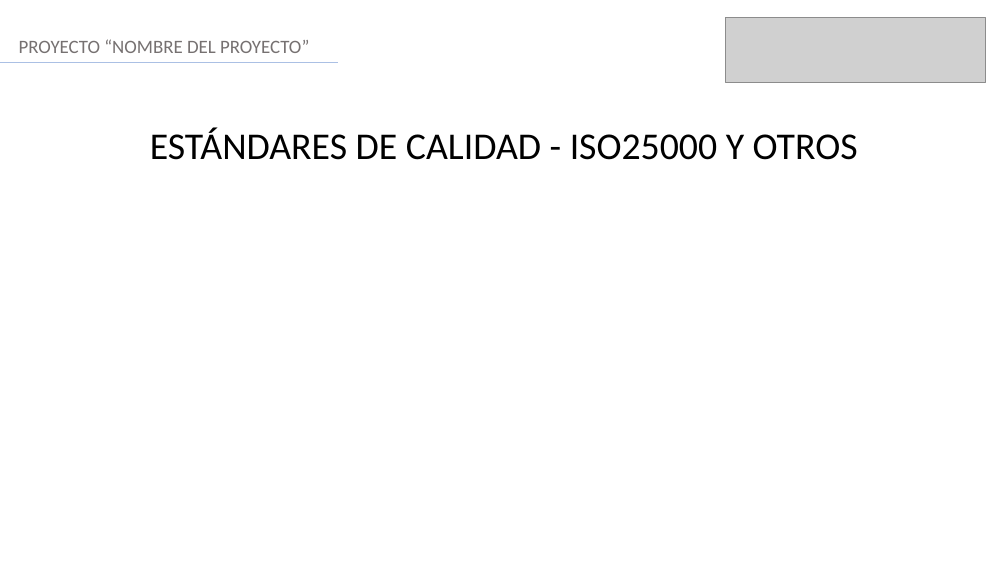
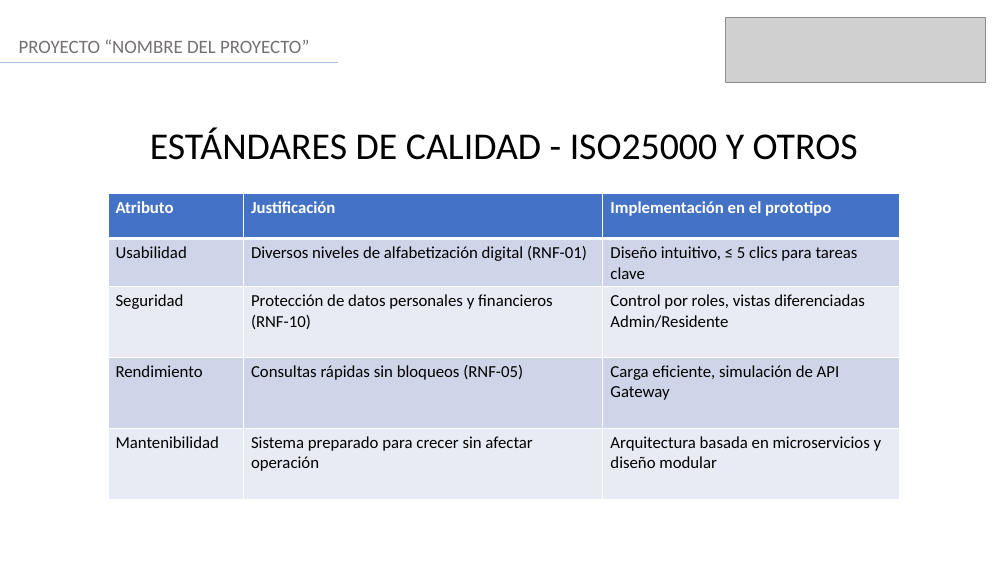
Before and after one commit to jaraantonio/RQY1102-CastilloJaraSoto-ET, a slide deck: slide 16 of 01_Presentacion_Final.ppt (slide 10 before the commit). Drawn at 1008x567 pixels with LibreOffice and Linux fonts; fonts in the diff are those of the drawing; grey boxes stand for pictures. Boxes give left, top, right and bottom in pixels: in the first picture for what was removed or moved away, otherwise in the second. Text is boxed around its words. In the diff, an @@ line names an element or a change of style, - is before the commit and + after.

```diff
--- a/01_Presentacion_Final.ppt
+++ b/01_Presentacion_Final.ppt
@@ table added at box(108, 194, 900, 499), 5 rows, 3 columns @@
+Atributo | Justificación | Implementación en el prototipo
+Usabilidad | Diversos niveles de alfabetización digital (RNF-01) | Diseño intuitivo, ≤ 5 clics para tareas clave
+Seguridad | Protección de datos personales y financieros (RNF-10) | Control por roles, vistas diferenciadas Admin/Residente
+Rendimiento | Consultas rápidas sin bloqueos (RNF-05) | Carga eficiente, simulación de API Gateway
+Mantenibilidad | Sistema preparado para crecer sin afectar operación | Arquitectura basada en microservicios y diseño modular
```
Also in this commit, not shown: 12 other slides changed, 7 slides added.
